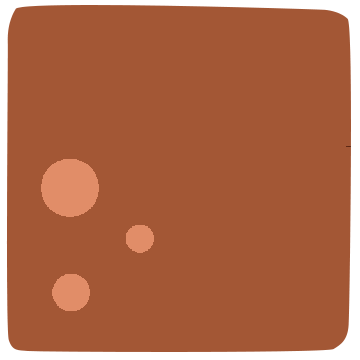
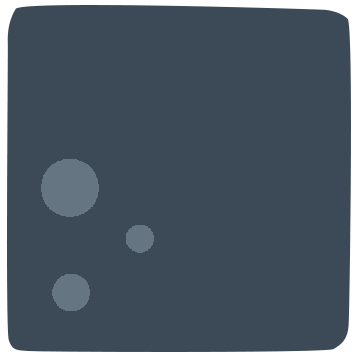
Layer changes from the first 360 × 360 image to the second:
painted on "Bricks3_Details" over [41, 159, 154, 311]
painted on "Bricks3" over [6, 5, 351, 352]
